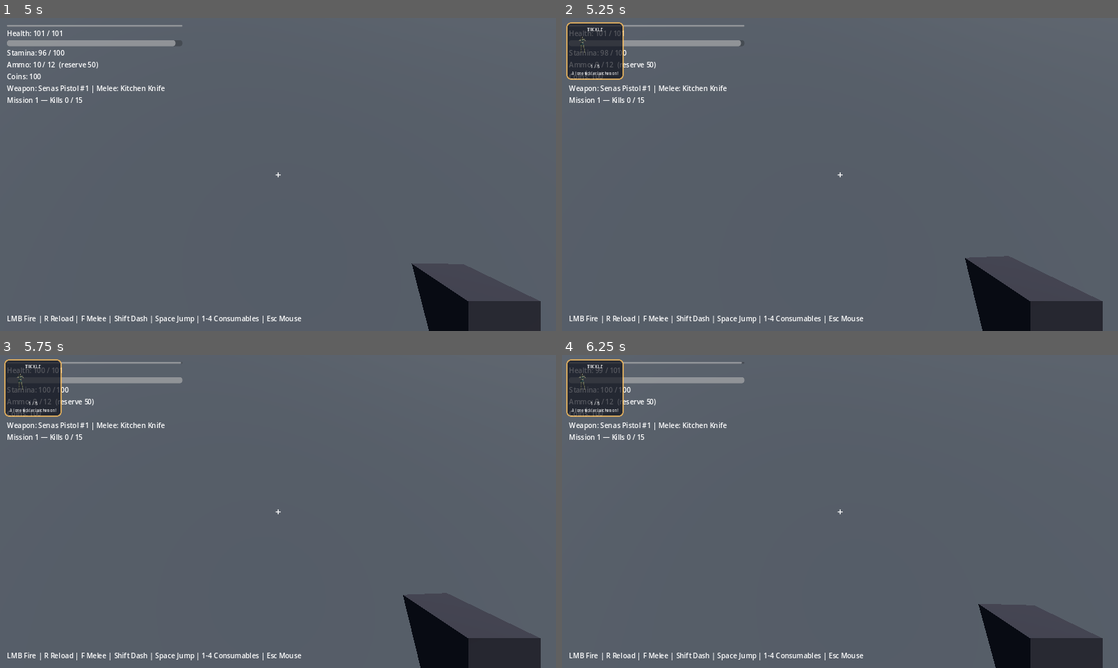
Above: before the commit, frames 1-4 (two rows, left to right).
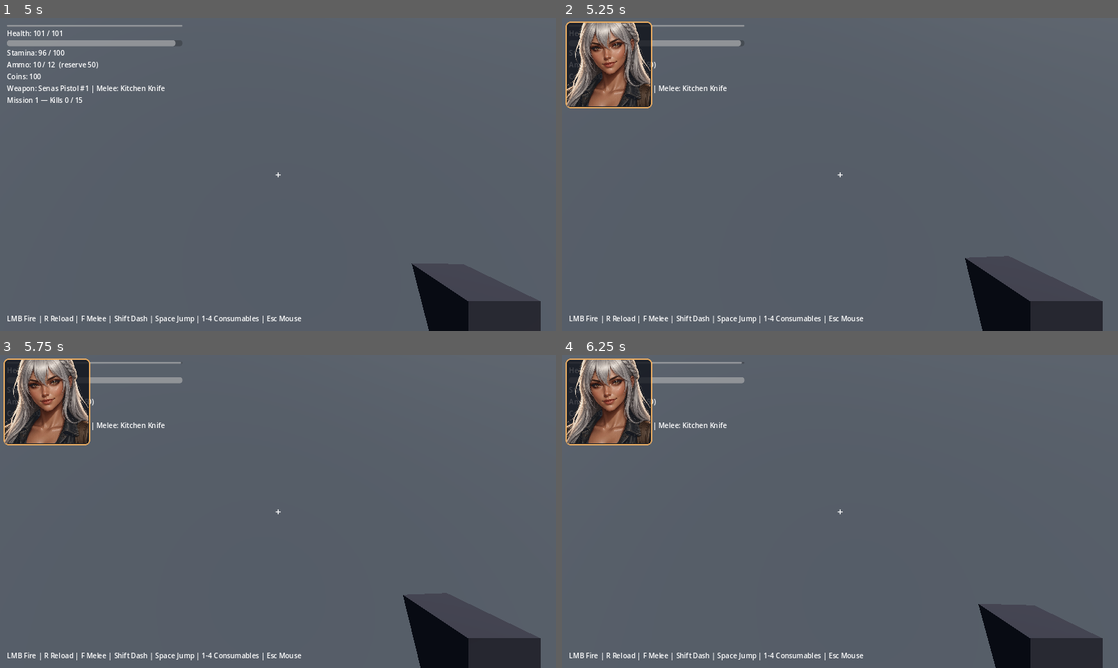
Above: after the commit, the same moments.

Repository: grey142/tickle-outbreak
Game: Godot game, scene res://scenes/main/MainMenu.tscn
Same seed, same stepped clock (60 frames per second), same inputs: the game is played once before the commit and once after it.
Inputs (mouse positions are in pixels of both pictures, inside the frame that each line leads up to):
- Up to frame 1 (5 s): click "New Run → Hub" at 0.5 s; click "Deploy → Mission 1" at 1.25 s; tap Enter at 2 s; move the mouse to (305, 174) at 2.02 s; hold W (move_forward) from 2.03 s (still down); tap Shift (dash) at 2.1 s; click (305, 174) at 2.17 s; tap Space (jump) at 2.27, 3.02, 4.52 s; move the mouse to (250, 174) at 2.77 s; click (250, 174) at 2.85 s; move the mouse to (289, 168) at 3.52 s; tap F (melee) at 3.6 s; click (289, 168) at 3.67 s; move the mouse to (272, 180) at 4.27 s; tap 4 (use_alcohol) at 4.35 s; click (272, 180) at 4.42 s
- Up to frame 2 (5.25 s): keep holding W (move_forward); move the mouse to (878, 177) at 5.02 s; tap 3 (use_ammo) at 5.1 s; click (878, 177) at 5.17 s
- Up to frame 3 (5.75 s): keep holding W (move_forward); tap Space (jump) at 5.27 s
- Up to frame 4 (6.25 s): keep holding W (move_forward); tap Space (jump) at 5.75, 6.02 s; move the mouse to (795, 508) at 5.77 s; tap 2 (use_energy) at 5.85 s; click (795, 508) at 5.92 s

Frame 1 is identical in both runs. In frame 2, 3.8% of the frame differs, in the area x 0-17%, y 1-29%; in frame 3, 3.8%; in frame 4, 3.8%.

Commit message:
Replace tickle stack cinematic with Olivia Grace face reactions
Top-left HUD now shows a large face panel by active tickler count
(1–5) and stamina-depleted (tired/tears) variants; re-export Web.

Diff:
--- /dev/null
+++ b/data/faces.json
@@ -0,0 +1,18 @@
+{
+  "panel_size": 200,
+  "description": "Olivia Grace tickle face reactions. Index N = clamp(active_ticklers, 1, 5). Use *_tired when stamina <= 0.",
+  "faces": {
+    "1": "res://assets/survivor/faces/face_1.png",
+    "2": "res://assets/survivor/faces/face_2.png",
+    "3": "res://assets/survivor/faces/face_3.png",
+    "4": "res://assets/survivor/faces/face_4.png",
+    "5": "res://assets/survivor/faces/face_5.png"
+  },
+  "faces_tired": {
+    "1": "res://assets/survivor/faces/face_1_tired.png",
+    "2": "res://assets/survivor/faces/face_2_tired.png",
+    "3": "res://assets/survivor/faces/face_3_tired.png",
+    "4": "res://assets/survivor/faces/face_4_tired.png",
+    "5": "res://assets/survivor/faces/face_5_tired.png"
+  }
+}
--- a/scenes/mission/Mission.tscn
+++ b/scenes/mission/Mission.tscn
@@ -109,46 +109,18 @@
 anchor_top = 0.0
 anchor_right = 0.0
 anchor_bottom = 0.0
-offset_left = 10.0
-offset_top = 10.0
-offset_right = 142.0
-offset_bottom = 142.0
-custom_minimum_size = Vector2(132, 132)
+offset_left = 8.0
+offset_top = 8.0
+offset_right = 208.0
+offset_bottom = 208.0
+custom_minimum_size = Vector2(200, 200)
+mouse_filter = 2
 
-[node name="Margin" type="MarginContainer" parent="TickleCinematic/Panel"]
+[node name="Face" type="TextureRect" parent="TickleCinematic/Panel"]
 layout_mode = 2
-theme_override_constants/margin_left = 6
-theme_override_constants/margin_top = 4
-theme_override_constants/margin_right = 6
-theme_override_constants/margin_bottom = 4
-
-[node name="VBox" type="VBoxContainer" parent="TickleCinematic/Panel/Margin"]
-layout_mode = 2
-theme_override_constants/separation = 2
-
-[node name="Title" type="Label" parent="TickleCinematic/Panel/Margin/VBox"]
-layout_mode = 2
-theme_override_font_sizes/font_size = 11
-text = "TICKLE"
-horizontal_alignment = 1
-
-[node name="Stack" type="Control" parent="TickleCinematic/Panel/Margin/VBox"]
-custom_minimum_size = Vector2(0, 48)
-layout_mode = 2
-size_flags_vertical = 3
-
-[node name="Count" type="Label" parent="TickleCinematic/Panel/Margin/VBox"]
-layout_mode = 2
-theme_override_font_sizes/font_size = 10
-text = "0 / 5"
-horizontal_alignment = 1
-
-[node name="Body" type="Label" parent="TickleCinematic/Panel/Margin/VBox"]
-layout_mode = 2
-theme_override_font_sizes/font_size = 9
-autowrap_mode = 3
-text = "Placeholder cinematic text"
-horizontal_alignment = 1
+expand_mode = 1
+stretch_mode = 5
+mouse_filter = 2
 
 [node name="GameOverUI" type="CanvasLayer" parent="."]
 layer = 20
--- a/scripts/autoload/EventBus.gd
+++ b/scripts/autoload/EventBus.gd
@@ -8,5 +8,5 @@
 signal hit_registered(is_head: bool, by_melee: bool, damage: float)
 signal mission_progress(kills: int, quota: int)
 signal mission_cleared
-signal active_ticklers_changed(count: int)
+signal active_ticklers_changed(count: int, stamina_depleted: bool)
 signal hud_refresh
--- a/scripts/systems/TickleSystem.gd
+++ b/scripts/systems/TickleSystem.gd
@@ -1,15 +1,20 @@
 extends Node
 class_name TickleSystem
-## Applies tickle DPS rules and tracks active ticklers for cinematic overlay.
+## Applies tickle DPS rules and tracks active ticklers for Olivia face reactions.
 
 var player: PlayerController
 var active_count: int = 0
+var _last_stamina_depleted: bool = false
 
 func setup(p: PlayerController) -> void:
 	player = p
 
 func _physics_process(delta: float) -> void:
 	if player == null or not is_instance_valid(player) or not player.is_alive():
+		if active_count != 0:
+			active_count = 0
+			_last_stamina_depleted = false
+			EventBus.active_ticklers_changed.emit(0, false)
 		return
 	var total_dps := 0.0
 	var count := 0
@@ -31,10 +36,13 @@
 		else:
 			zombie.actively_tickling = false
 
-	if count != active_count:
-		active_count = count
-		EventBus.active_ticklers_changed.emit(active_count)
-
+	# Apply damage first so stamina_depleted reflects this frame's drain.
 	if total_dps > 0.0:
 		player.apply_tickle_damage(total_dps, delta)
 		EventBus.player_tickled.emit(total_dps, count)
+
+	var depleted := player.stamina <= 0.0
+	if count != active_count or depleted != _last_stamina_depleted:
+		active_count = count
+		_last_stamina_depleted = depleted
+		EventBus.active_ticklers_changed.emit(active_count, depleted)
--- a/scripts/ui/HUD.gd
+++ b/scripts/ui/HUD.gd
@@ -15,7 +15,7 @@
 var player: PlayerController
 var _mobile_hints: bool = false
 
-const CINEMATIC_GAP := 150.0  # leave room for top-left tickle square
+const CINEMATIC_GAP := 220.0  # leave room for top-left Olivia face panel
 
 func _ready() -> void:
 	EventBus.hud_refresh.connect(_refresh)
@@ -46,7 +46,7 @@
 	if vbox == null:
 		return
 	if mobile:
-		# Top strip: health primary (full-width-ish), leave left gap for cinematic square
+		# Top strip: health primary (full-width-ish), leave left gap for Olivia face panel
 		vbox.set_anchors_preset(Control.PRESET_TOP_WIDE)
 		vbox.anchor_left = 0.0
 		vbox.anchor_right = 1.0
--- a/scripts/ui/TickleCinematic.gd
+++ b/scripts/ui/TickleCinematic.gd
@@ -1,120 +1,85 @@
 extends CanvasLayer
 class_name TickleCinematic
-## Square top-left viewport: stacked tickler sprites (1–5) + short lore line.
+## Top-left Olivia Grace face reaction panel driven by active ticklers + stamina.
 
 @onready var panel: PanelContainer = $Panel
-@onready var title: Label = $Panel/Margin/VBox/Title
-@onready var body: Label = $Panel/Margin/VBox/Body
-@onready var count_label: Label = $Panel/Margin/VBox/Count
-@onready var stack: Control = $Panel/Margin/VBox/Stack
+@onready var face: TextureRect = $Panel/Face
 
-var placeholders := {
-	1: "A lone tickler latches on!",
-	2: "Two ticklers tag-team.",
-	3: "Triple threat!",
-	4: "Four — cinematic chaos!",
-	5: "FIVE — giggle overload!"
-}
+const PANEL_SIZE := 200.0
+const MAX_FACE := 5
 
-var _slots: Array[TextureRect] = []
-const MAX_STACK := 5
-const SQUARE := 132.0
+var _face_tex: Array[Texture2D] = []
+var _tired_tex: Array[Texture2D] = []
+var _last_count: int = -1
+var _last_tired: bool = false
 
 func _ready() -> void:
-	_ensure_square_layout()
-	_build_stack_slots()
+	_load_faces()
+	_ensure_layout()
 	panel.visible = false
 	EventBus.active_ticklers_changed.connect(_on_ticklers)
 
-func _ensure_square_layout() -> void:
-	## Clear square frame, top-left — leaves room for health bar to the right.
+func _load_faces() -> void:
+	_face_tex.clear()
+	_tired_tex.clear()
+	for i in range(1, MAX_FACE + 1):
+		var normal_path := "res://assets/survivor/faces/face_%d.png" % i
+		var tired_path := "res://assets/survivor/faces/face_%d_tired.png" % i
+		_face_tex.append(load(normal_path) as Texture2D)
+		_tired_tex.append(load(tired_path) as Texture2D)
+
+func _ensure_layout() -> void:
 	panel.set_anchors_preset(Control.PRESET_TOP_LEFT)
 	panel.anchor_left = 0.0
 	panel.anchor_top = 0.0
 	panel.anchor_right = 0.0
 	panel.anchor_bottom = 0.0
-	panel.offset_left = 10.0
-	panel.offset_top = 10.0
-	panel.offset_right = 10.0 + SQUARE
-	panel.offset_bottom = 10.0 + SQUARE
-	panel.custom_minimum_size = Vector2(SQUARE, SQUARE)
+	panel.offset_left = 8.0
+	panel.offset_top = 8.0
+	panel.offset_right = 8.0 + PANEL_SIZE
+	panel.offset_bottom = 8.0 + PANEL_SIZE
+	panel.custom_minimum_size = Vector2(PANEL_SIZE, PANEL_SIZE)
 	panel.grow_horizontal = Control.GROW_DIRECTION_END
 	panel.grow_vertical = Control.GROW_DIRECTION_END
+	panel.mouse_filter = Control.MOUSE_FILTER_IGNORE
 	var sb := StyleBoxFlat.new()
-	sb.bg_color = Color(0.05, 0.06, 0.1, 0.78)
-	sb.border_color = Color(1.0, 0.75, 0.35, 0.85)
+	sb.bg_color = Color(0.04, 0.05, 0.08, 0.82)
+	sb.border_color = Color(1.0, 0.72, 0.38, 0.9)
 	sb.set_border_width_all(3)
-	sb.set_corner_radius_all(10)
+	sb.set_corner_radius_all(12)
+	sb.content_margin_left = 4
+	sb.content_margin_top = 4
+	sb.content_margin_right = 4
+	sb.content_margin_bottom = 4
 	panel.add_theme_stylebox_override("panel", sb)
-	if title:
-		title.add_theme_font_size_override("font_size", 11)
-		title.horizontal_alignment = HORIZONTAL_ALIGNMENT_CENTER
-	if count_label:
-		count_label.add_theme_font_size_override("font_size", 10)
-		count_label.horizontal_alignment = HORIZONTAL_ALIGNMENT_CENTER
-	if body:
-		body.add_theme_font_size_override("font_size", 9)
-		body.autowrap_mode = TextServer.AUTOWRAP_WORD_SMART
-		body.horizontal_alignment = HORIZONTAL_ALIGNMENT_CENTER
+	if face:
+		face.expand_mode = TextureRect.EXPAND_IGNORE_SIZE
+		face.stretch_mode = TextureRect.STRETCH_KEEP_ASPECT_COVERED
+		face.mouse_filter = Control.MOUSE_FILTER_IGNORE
+		face.size_flags_horizontal = Control.SIZE_EXPAND_FILL
+		face.size_flags_vertical = Control.SIZE_EXPAND_FILL
 
-func _build_stack_slots() -> void:
-	if stack == null:
+func _on_ticklers(count: int, stamina_depleted: bool = false) -> void:
+	if count <= 0:
+		panel.visible = false
+		_last_count = 0
+		_last_tired = stamina_depleted
 		return
-	for c in stack.get_children():
-		c.queue_free()
-	_slots.clear()
-	stack.custom_minimum_size = Vector2(0, 48)
-	stack.mouse_filter = Control.MOUSE_FILTER_IGNORE
-	for i in range(MAX_STACK):
-		var sil := TextureRect.new()
-		sil.name = "Silhouette%d" % (i + 1)
-		sil.visible = false
-		sil.mouse_filter = Control.MOUSE_FILTER_IGNORE
-		sil.expand_mode = TextureRect.EXPAND_IGNORE_SIZE
-		sil.stretch_mode = TextureRect.STRETCH_KEEP_ASPECT_COVERED
-		sil.modulate = Color(1, 1, 1, 0.92 - float(i) * 0.05)
-		var base_x := 10.0 + float(i) * 6.0
-		var base_y := 4.0 - float(i) * 3.0
-		sil.position = Vector2(base_x, base_y)
-		sil.size = Vector2(36.0 - float(i) * 1.0, 42.0 - float(i) * 1.0)
-		stack.add_child(sil)
-		_slots.append(sil)
-
-func _gather_active_textures() -> Array[Texture2D]:
-	var out: Array[Texture2D] = []
-	if not is_inside_tree():
-		return out
-	for z in get_tree().get_nodes_in_group("zombies"):
-		if not is_instance_valid(z) or not (z is Zombie):
-			continue
-		var zombie := z as Zombie
-		if zombie.actively_tickling and zombie.sprite_texture != null:
-			out.append(zombie.sprite_texture)
-			if out.size() >= MAX_STACK:
-				break
-	return out
-
-func _on_ticklers(count: int) -> void:
-	if count >= 1 and count <= 5:
-		panel.visible = true
-		title.text = "TICKLE"
-		count_label.text = "%d / 5" % count
-		body.text = placeholders.get(count, "Tickle frenzy!")
-		panel.modulate = Color(1, 1, 1, 0.88 + 0.02 * count)
-		var texs := _gather_active_textures()
-		for i in range(_slots.size()):
-			if i < count:
-				_slots[i].visible = true
-				if i < texs.size():
-					_slots[i].texture = texs[i]
-				elif not texs.is_empty():
-					_slots[i].texture = texs[i % texs.size()]
-				else:
-					_slots[i].texture = null
-					_slots[i].modulate = Color(0.55, 0.85, 0.45, 0.9)
-			else:
-				_slots[i].visible = false
-	else:
+	var n := clampi(count, 1, MAX_FACE)
+	var tired := stamina_depleted
+	if n == _last_count and tired == _last_tired and panel.visible:
+		return
+	_last_count = n
+	_last_tired = tired
+	var tex: Texture2D = null
+	if tired and n - 1 < _tired_tex.size():
+		tex = _tired_tex[n - 1]
+	elif n - 1 < _face_tex.size():
+		tex = _face_tex[n - 1]
+	if tex == null:
 		panel.visible = false
-		for s in _slots:
-			s.visible = false
+		return
+	face.texture = tex
+	panel.visible = true
+	# Soft pulse as intensity rises
+	panel.modulate = Color(1, 1, 1, 0.92 + 0.015 * float(n))
Binary file added: assets/survivor/faces/face_1.png
Not shown, added: assets/survivor/faces/face_1.png.import
Binary file added: assets/survivor/faces/face_1_tired.png
Not shown, added: assets/survivor/faces/face_1_tired.png.import
Binary file added: assets/survivor/faces/face_2.png
Not shown, added: assets/survivor/faces/face_2.png.import
Binary file added: assets/survivor/faces/face_2_tired.png
Not shown, added: assets/survivor/faces/face_2_tired.png.import
Binary file added: assets/survivor/faces/face_3.png
Not shown, added: assets/survivor/faces/face_3.png.import
Binary file added: assets/survivor/faces/face_3_tired.png
Not shown, added: assets/survivor/faces/face_3_tired.png.import
(and 12 more such lines)
